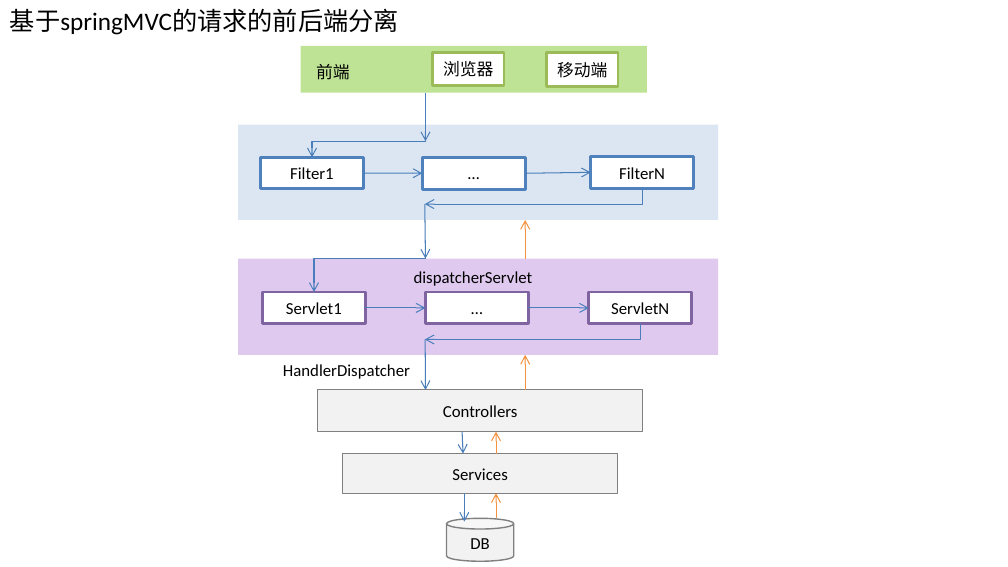
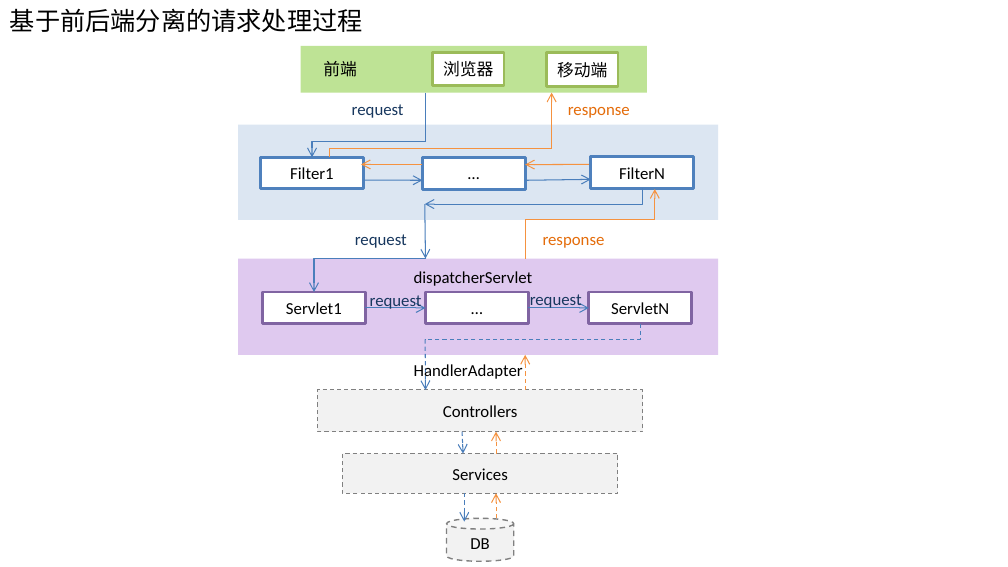
Before and after one commit to SherryLang/javalearning, a slide deck: slide 3 of issueImages/web context loading process.pptx (slide 4 before the commit). Drawn at 1008x567 pixels with LibreOffice and Linux fonts; fonts in the diff are those of the drawing. Boxes give left, top, right and bottom in pixels: in the first picture for what was removed or moved away, otherwise in the second. Text is boxed around its words. In the diff, an @@ line names an element or a change of style, - is before the commit and + after.

```diff
--- a/issueImages/web context loading process.pptx
+++ b/issueImages/web context loading process.pptx
@@ text at (10,8,363,32): text changed @@
-基于springMVC的请求的前后端分离
+基于前后端分离的请求处理过程
@@ text "前端": place and size @@
-text "前端" at (316,64,350,80)
+text "前端" at (323,61,357,77)
@@ text added at (352,104,404,118), 12 pt, text #17375E @@
+request
@@ arrow (425, 93) - (425, 141): arrow to line @@
@@ arrow added from (551, 148) to (551, 93), #F69240 0.75 pt @@
@@ text added at (568,107,630,118), 12 pt, text #E46C0A @@
+response
@@ line added from (330, 157) to (330, 148), #F69240 0.75 pt @@
@@ line added from (330, 148) to (551, 148), #F69240 0.75 pt @@
@@ arrow added from (421, 164) to (361, 164), #F69240 0.75 pt @@
@@ arrow moved from (525, 173) - (591, 172) to (525, 180) - (591, 179) @@
@@ arrow added from (589, 164) to (525, 164), #F69240 0.75 pt @@
@@ arrow moved from (364, 173) - (422, 173) to (364, 180) - (422, 180) @@
@@ arrow added from (655, 220) to (655, 190), #F69240 0.75 pt @@
@@ text added at (355,234,407,248), 12 pt, text #17375E @@
+request
@@ arrow (525, 259) - (525, 220): arrow to line @@
@@ line added from (525, 220) to (655, 220), #F69240 0.75 pt @@
@@ text added at (543,237,605,248), 12 pt, text #E46C0A @@
+response
@@ text added at (370,295,422,310), 12 pt, text #17375E @@
+request
@@ text added at (530,294,582,309), 12 pt, text #17375E @@
+request
@@ elbow arrow (640, 324) - (424, 340): elbow arrow to elbow line; stroke #4B7EBC 0.75 pt to #4B7EBC 0.75 pt dashed @@
@@ arrow (425, 340) - (425, 390): stroke #4B7EBC 0.75 pt to #4B7EBC 0.75 pt dashed @@
@@ arrow (525, 390) - (525, 355): stroke #F69240 0.75 pt to #F69240 0.75 pt dashed @@
@@ text at (414,363,523,381): text changed @@
-HandlerDispatcher
+HandlerAdapter
@@ rectangle "Controllers" at (318,390,643,431): outline #808080 0.75 pt to #808080 0.75 pt dashed @@
@@ arrow (462, 431) - (463, 454): stroke #4B7EBC 0.75 pt to #4B7EBC 0.75 pt dashed @@
@@ rectangle "Services" at (343,454,618,493): outline #808080 0.75 pt to #808080 0.75 pt dashed @@
@@ arrow (465, 493) - (465, 521): stroke #4B7EBC 0.75 pt to #4B7EBC 0.75 pt dashed @@
@@ arrow (496, 518) - (496, 493): stroke #F69240 0.75 pt to #F69240 0.75 pt dashed @@
@@ cylinder "DB" at (447,518,514,561): outline #808080 1 pt to #808080 1 pt dashed @@
```
Also in this commit, not shown: 2 other slides changed, 2 slides removed.
